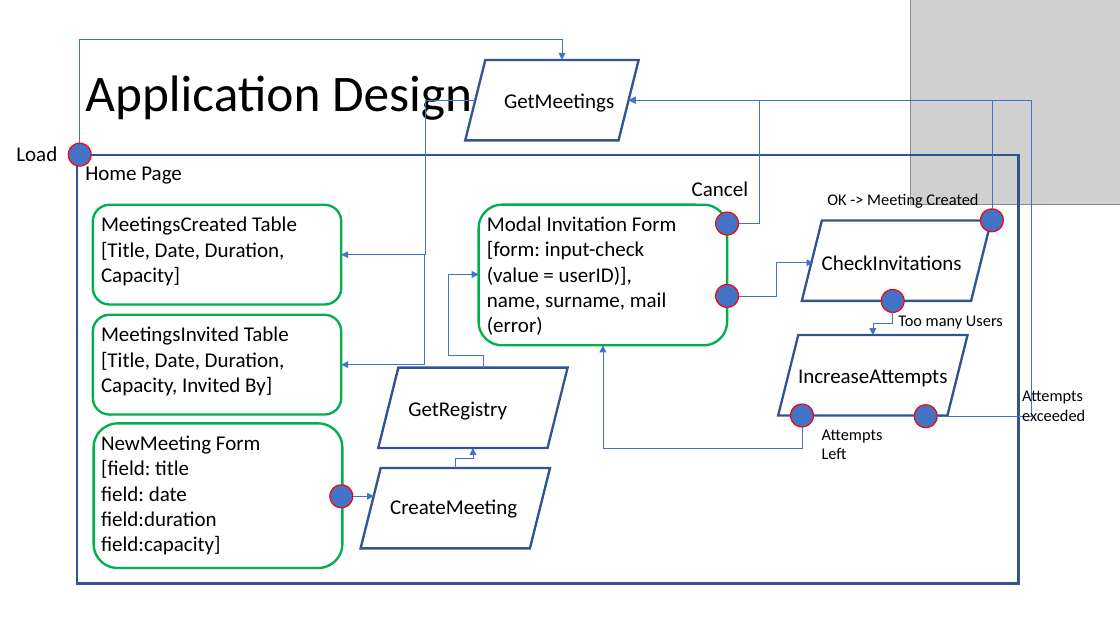
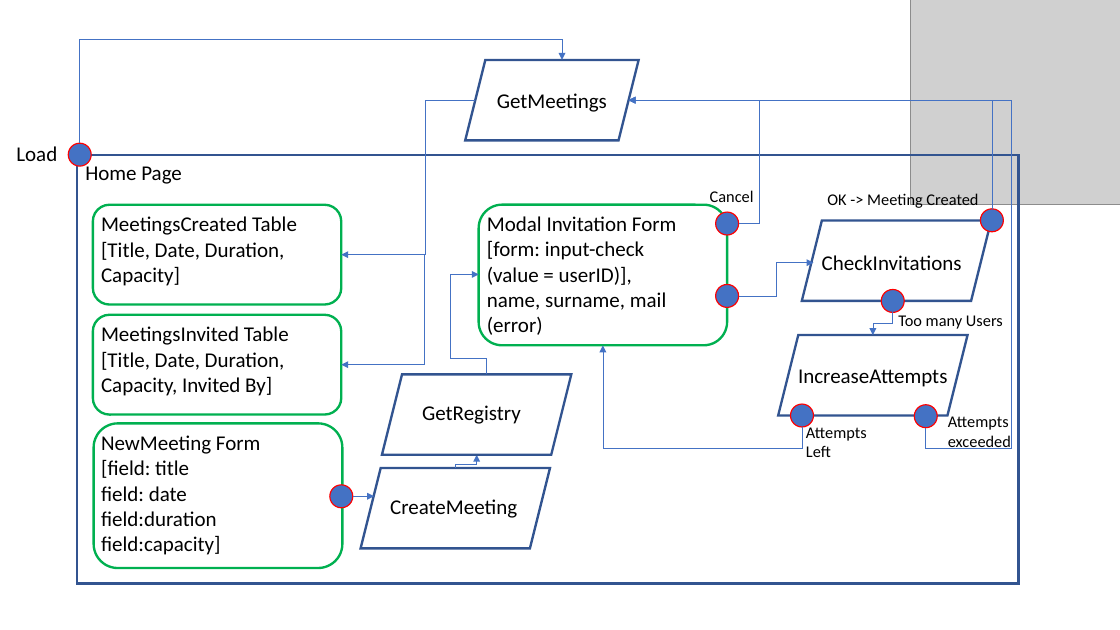
Before and after one commit to AlessandroSironi/TIW-Project-2022, a slide deck: slide 24 of docs/TIW - Documentazione.pptx. Drawn at 1120x630 pixels with LibreOffice and Linux fonts; fonts in the diff are those of the drawing; grey boxes stand for pictures. Boxes give left, top, right and bottom in pixels: in the first picture for what was removed or moved away, otherwise in the second. Text is boxed around its words. In the diff, an @@ line names an element or a change of style, - is before the commit and + after.

```diff
--- a/docs/TIW - Documentazione.pptx
+++ b/docs/TIW - Documentazione.pptx
@@ title removed at (x1=85, y1=75, x2=472, y2=123) @@
-Application Design
@@ text "GetMeetings" moved from (x1=504, y1=93, x2=614, y2=112) to (x1=497, y1=93, x2=607, y2=112) @@
@@ elbow arrow moved from (938, 417) - (628, 100) to (926, 428) - (628, 100) @@
@@ text "Cancel" moved from (x1=692, y1=181, x2=748, y2=196) to (x1=710, y1=190, x2=754, y2=207) @@
@@ text "Cancel" at (x1=710, y1=190, x2=754, y2=207): size 18 to 14 pt @@
@@ elbow arrow moved from (483, 368) - (479, 275) to (486, 375) - (479, 275) @@
@@ parallelogram moved from (x1=378, y1=368, x2=567, y2=449) to (x1=382, y1=375, x2=571, y2=455) @@
@@ text "GetRegistry" moved from (x1=408, y1=401, x2=507, y2=420) to (x1=422, y1=405, x2=521, y2=424) @@
@@ text "Attempts Left" moved from (x1=822, y1=429, x2=883, y2=459) to (x1=806, y1=425, x2=867, y2=457) @@
@@ text "Attempts exceeded" moved from (x1=1022, y1=388, x2=1085, y2=421) to (x1=948, y1=414, x2=1011, y2=449) @@
@@ elbow arrow moved from (455, 468) - (473, 448) to (455, 468) - (476, 455) @@
```
Also in this commit, not shown: 5 other slides changed, 4 other files.
